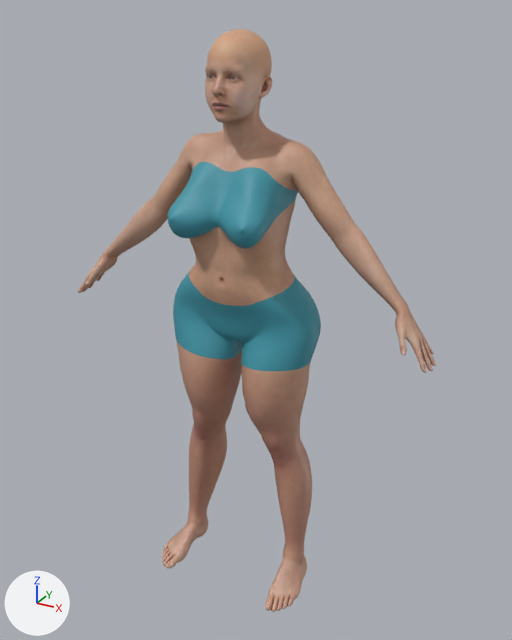
The glTF model assets/bodies/vitruvian_voluptuous.glb, before and after one commit.
Both versions are drawn from a camera (50 mm lens) standing at (0.998, -1.692, 1.794) and looking at (0.03, 0.068, 0.914). Lighting does not change. The marker at lower left points along +X, +Y and +Z. The first picture is the older version. Vertices at exactly the same position are counted once.

Objects in the first picture: 'body'.
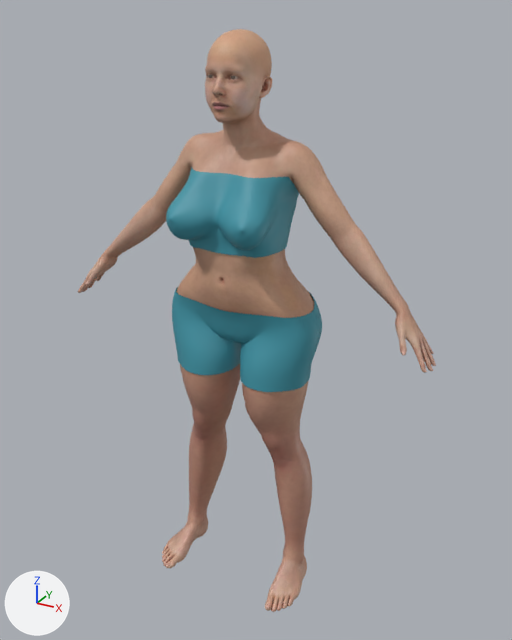
Boxes (x1, y1, x2, y2) around the edits, measured in the pictures (512 x 640 px; the box of a moved part takes in the faces that stretch with it):
part 1 of me_vitruvian, added (cyan)
    after: (166, 167, 299, 258)
part 2 of me_vitruvian, added (cyan)
    after: (172, 286, 322, 392)
part 3 of me_vitruvian, moved or reshaped (not visible afterwards)
    before: (201, 185, 291, 237)
part 4 of me_vitruvian, recoloured
    before: (168, 162, 321, 371)
    after: (176, 162, 315, 318)

Patch to the scene script:
```diff
--- a/assets/bodies/vitruvian_voluptuous.glb.py
+++ b/assets/bodies/vitruvian_voluptuous.glb.py
@@ me_vitruvian @@
 # used by ob_body; location = (0.0, 0.0, 0.0)
-me_vitruvian.from_pydata(...)  # 36674 vertices, 73268 faces; spans x -0.6..0.6, y -0.16..0.22, z 0.0..1.74
+me_vitruvian.from_pydata(...)  # 40222 vertices, 79809 faces; spans x -0.6..0.6, y -0.16..0.23, z 0.0..1.74
+# me_vitruvian part 1: a new loose piece of 1908 vertices spanning x -0.16..0.16, y -0.16..0.15, z 1.17..1.38, in mat_swimwear (cyan #3f95a6)
+# me_vitruvian part 2: a new loose piece of 1638 vertices spanning x -0.25..0.25, y -0.08..0.23, z 0.76..0.99, in mat_swimwear (cyan #3f95a6)
+# me_vitruvian part 3
+# 65 faces are deleted
+# 6 vertices move within x -0.15..0.15, y -0.1..0.03, z 1.21..1.34
+# 65 new faces join them, mat_skin (picture img_skin_albedo)
+# me_vitruvian part 4: 5025 faces spanning x -0.25..0.25, y -0.15..0.22, z 0.8..1.4 switch from mat_swimwear (cyan #3f95a6) to mat_skin (picture img_skin_albedo)
+# other edits to the shape of me_vitruvian do not show in these pictures
 me_vitruvian.materials.append(mat_iris)
```
